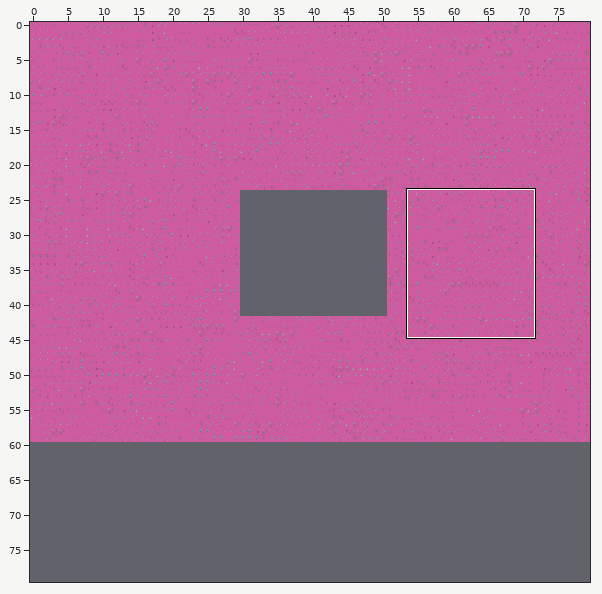
A Tiled map gets an edit: res/maps/run_or_die_boss.tmx. Above, an overview of the earlier version with the close-up marked.
Close-up. As it was:
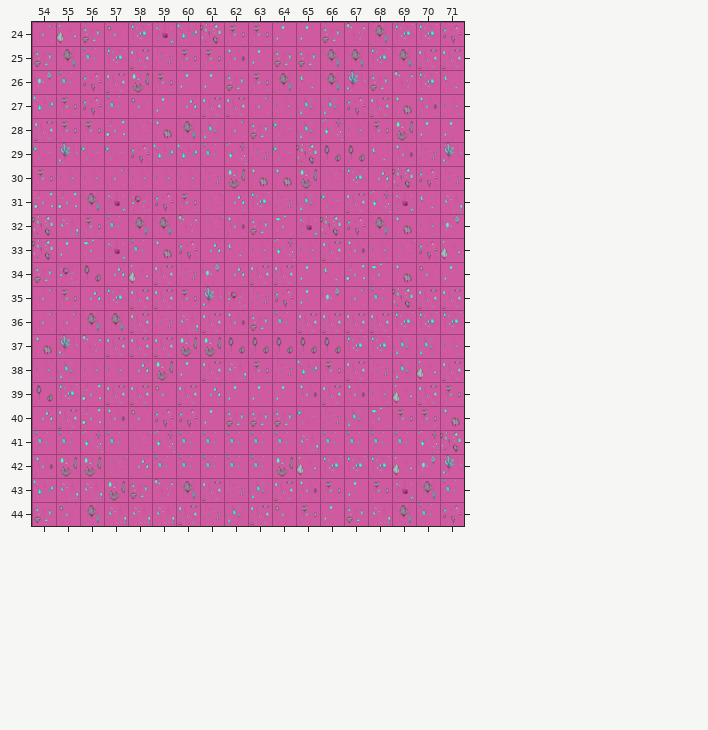
Cells are 64x64 px. Shown: x 54..71, y 24..44. The commit also changed other parts of the map, which this record leaves out. The old version is drawn lined up with the new one.
Once edited:
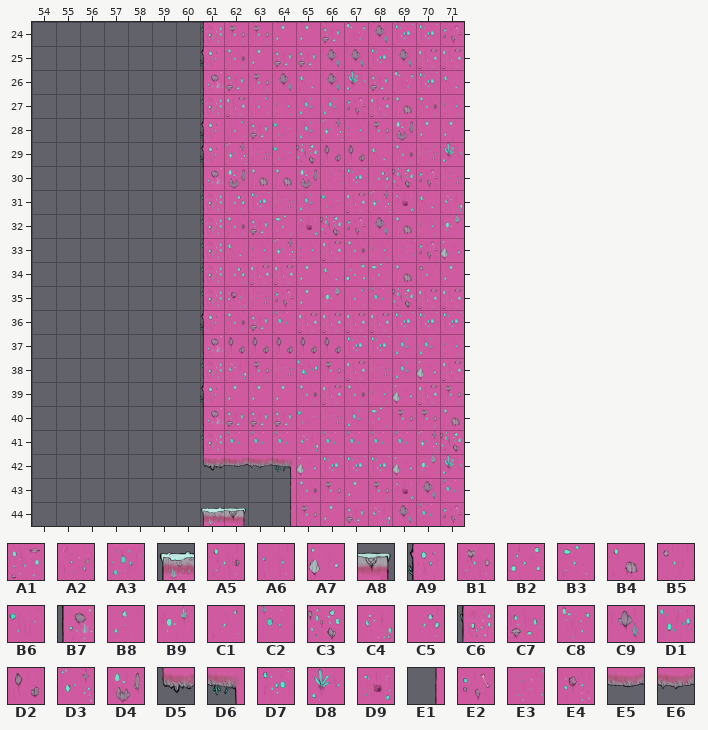
Key: from "tiledmap_final": A1 32, A2 33, A3 34, A4 54, A5 57, A6 58, A7 59, A8 62, A9 79, B1 80, B2 82, B3 83, B4 84, B5 85, B6 86, B7 104, B8 105, B9 106, C1 107, C2 108, C3 109, C4 110, C5 111, C6 129, C7 130, C8 131, C9 132, D1 133, D2 134, D3 135, D4 136, D5 154, D6 156, D7 157, D8 158, D9 159, E1 181, E2 182, E3 183, E4 184, E5 207, E6 208.
__ is an empty cell.
Tiles replaced or removed in this view: A1, A2, A3, A5, A6, A7, B1, B2, B3, B4, B5, B6, B8, B9, C1, C2, C3, C4, C5, C7, C8, C9, D1, D2, D3, D4, D7, D8, D9, E2, E3, E4.
Difference:
Changed rows in their new state; .. is an unchanged cell.
map size 80x60 -> 80x80 cells
Layer "Kachelebene 1":
first column x 54:
24 __ __ __ __ __ __ __ C6 .. .. ..
25 __ __ __ __ __ __ __ A9 .. .. ..
26 __ __ __ __ __ __ __ B7 .. .. ..
27 __ __ __ __ __ __ __ C6 .. .. ..
28 __ __ __ __ __ __ __ A9 .. .. ..
29 __ __ __ __ __ __ __ A9 .. .. ..
30 __ __ __ __ __ __ __ B7 .. .. ..
31 __ __ __ __ __ __ __ C6 .. .. ..
32 __ __ __ __ __ __ __ C6 .. .. ..
33 __ __ __ __ __ __ __ C6 .. .. ..
34 __ __ __ __ __ __ __ C6 .. .. ..
35 __ __ __ __ __ __ __ C6 .. .. ..
36 __ __ __ __ __ __ __ A9 .. .. ..
37 __ __ __ __ __ __ __ B7 .. .. ..
38 __ __ __ __ __ __ __ C6 .. .. ..
39 __ __ __ __ __ __ __ A9 .. .. ..
40 __ __ __ __ __ __ __ B7 .. .. ..
41 __ __ __ __ __ __ __ C6 .. .. ..
42 __ __ __ __ __ __ __ D5 E5 E6 D6
43 __ __ __ __ __ __ __ __ __ __ E1
44 __ __ __ __ __ __ __ A4 A8 __ E1
